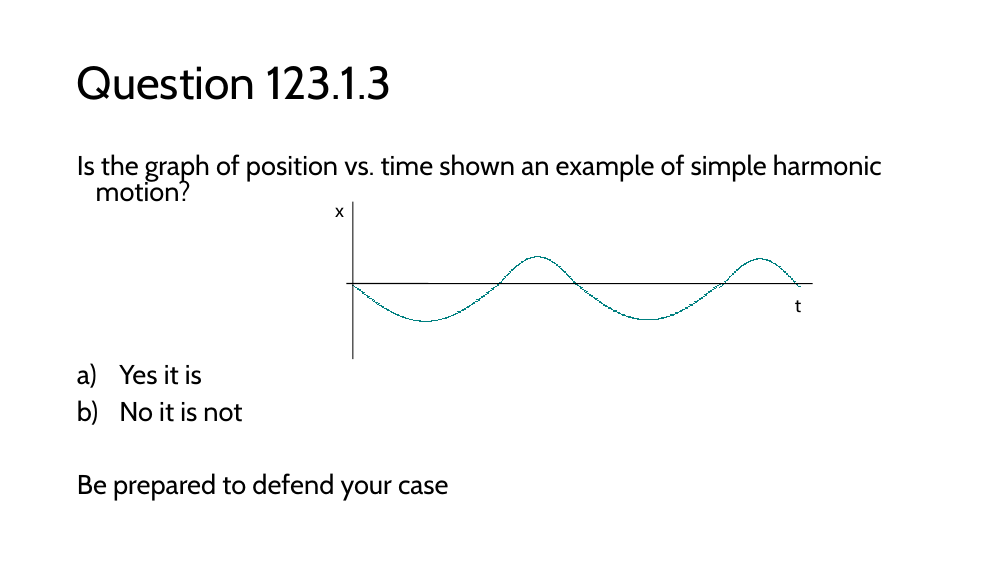
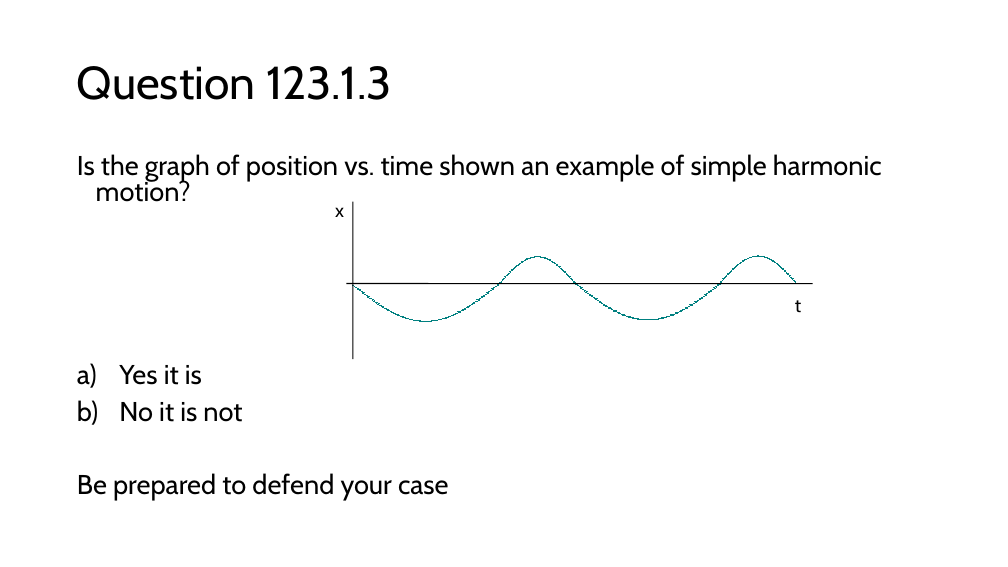
Before and after one commit to rtlines/Introductory-Physics-II, a slide deck: slide 34 of Lecture_Slides/PH 123 Lecture 01.pptx (slide 35 before the commit). Drawn at 1008x567 pixels with LibreOffice and Linux fonts; fonts in the diff are those of the drawing. Boxes give left, top, right and bottom in pixels: in the first picture for what was removed or moved away, otherwise in the second. Text is boxed around its words. In the diff, an @@ line names an element or a change of style, - is before the commit and + after.

```diff
--- a/Lecture_Slides/PH 123 Lecture 01.pptx
+++ b/Lecture_Slides/PH 123 Lecture 01.pptx
@@ line moved from (735, 271) - (739, 269) to (733, 268) - (737, 267) @@
@@ line moved from (747, 262) - (751, 261) to (745, 259) - (749, 259) @@
@@ line moved from (755, 259) - (758, 259) to (752, 256) - (756, 256) @@
@@ 18 lines: place and size @@
-18 lines at bbox=[720, 259, 800, 287]
+18 lines at bbox=[718, 256, 799, 284]
@@ line moved from (765, 259) - (768, 260) to (762, 256) - (766, 257) @@
```
Also in this commit, not shown: 10 other slides changed, 3 slides added, 2 slides removed, 25 other files.
